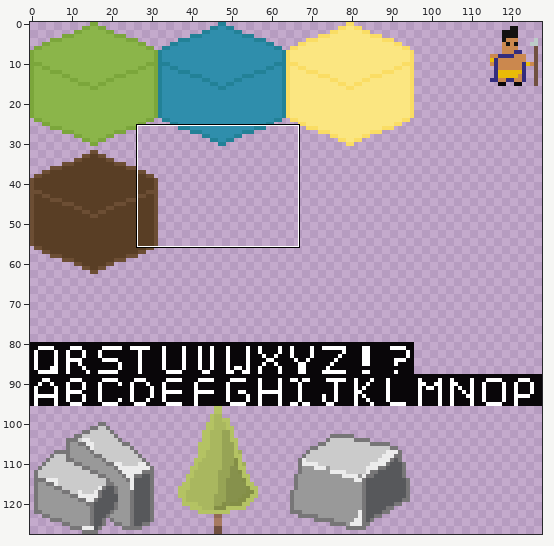
Sprite sheet: src/resources/textures/tiles-textures.png. The picture above shows the old version from afar; the outline marks the close-up.
Close-up. Before the edit:
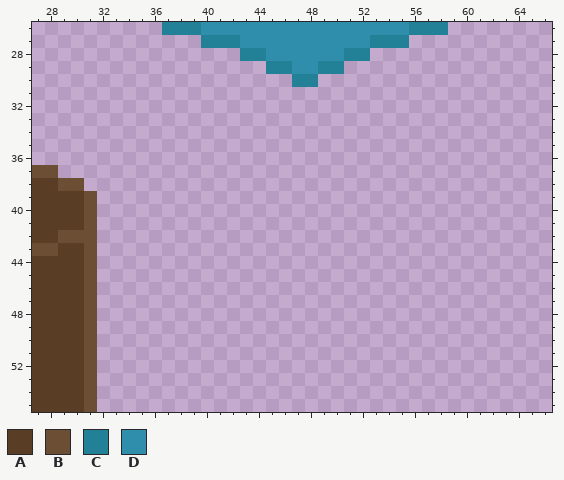
The file is 128x128 pixels. Colours within 5 levels of each other are drawn and written as one. Shown: x 27..66, y 26..55.
Palette (. is transparent): A #593e25  B #6c4e34  C #228197  D #2f8eac
Pixels before, first column x 27:
26 ..........CCCDDDDDDDDDDDDDDDDCCC
27 .............CCCDDDDDDDDDDCCC...
28 ................CCDDDDDDCC......
29 ..................CCDDCC........
30 ....................CC..........
31 ................................
32 ................................
33 ................................
34 ................................
35 ................................
36 ................................
37 BB..............................
38 AABB............................
39 AAAAB...........................
40 AAAAB...........................
41 AAAAB...........................
42 AABBB...........................
43 BBAAB...........................
44 AAAAB...........................
45 AAAAB...........................
46 AAAAB...........................
47 AAAAB...........................
48 AAAAB...........................
49 AAAAB...........................
50 AAAAB...........................
51 AAAAB...........................
52 AAAAB...........................
53 AAAAB...........................
54 AAAAB...........................
55 AAAAB...........................
After:
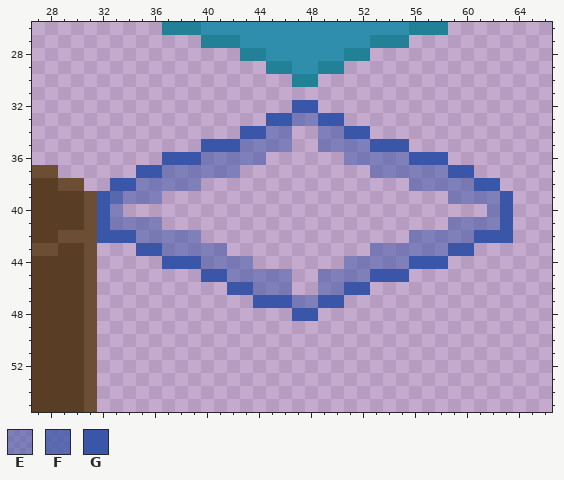
Colours new in this view: E #3956a87f  F #3956a8bf  G #3956a8
Edits made:
y 32: x 47..48 .. -> GG
y 33: x 45..50 ...... -> GGEEGG
y 34: x 43..46 .... -> GGEE; x 49..52 .... -> EEGG
y 35: x 40..46 ....... -> GGGEEEE; x 49..55 ....... -> EEEEGGG
y 36: x 37..44 ........ -> GGGEEEEE; x 51..58 ........ -> EEEEEGGG
y 37: x 35..42 ........ -> GGEEEEEE; x 53..60 ........ -> EEEEEEGG
y 38: x 33..39 ....... -> GGEEEEE; x 56..62 ....... -> EEEEEGG
y 39: x 32..36 ..... -> GFEEE; x 59..63 ..... -> EEEEG
y 40: x 32..33 .. -> GE; x 62..63 .. -> EG
y 41: x 32..36 ..... -> GEEEE; x 59..63 ..... -> EEEEG
y 42: x 32..39 ........ -> GGGEEEEE; x 56..63 ........ -> EEEEEGGG
y 43: x 35..41 ....... -> GGEEEEE; x 53..60 ........ -> EEEEEEGG
y 44: x 37..43 ....... -> GGGEEEE; x 51..58 ........ -> EEEEEGGG
y 45: x 40..46 ....... -> GGEEEEE; x 49..55 ....... -> EEEEGGG
y 46: x 42..46 ..... -> GGEEE; x 49..52 .... -> EEGG
y 47: x 44..50 ....... -> GGGEEGG
y 48: x 47..48 .. -> GG
Changed places in both close-ups, as pixel boxes (x1, y1, x2, y2):
added: (97, 100, 513, 321)
